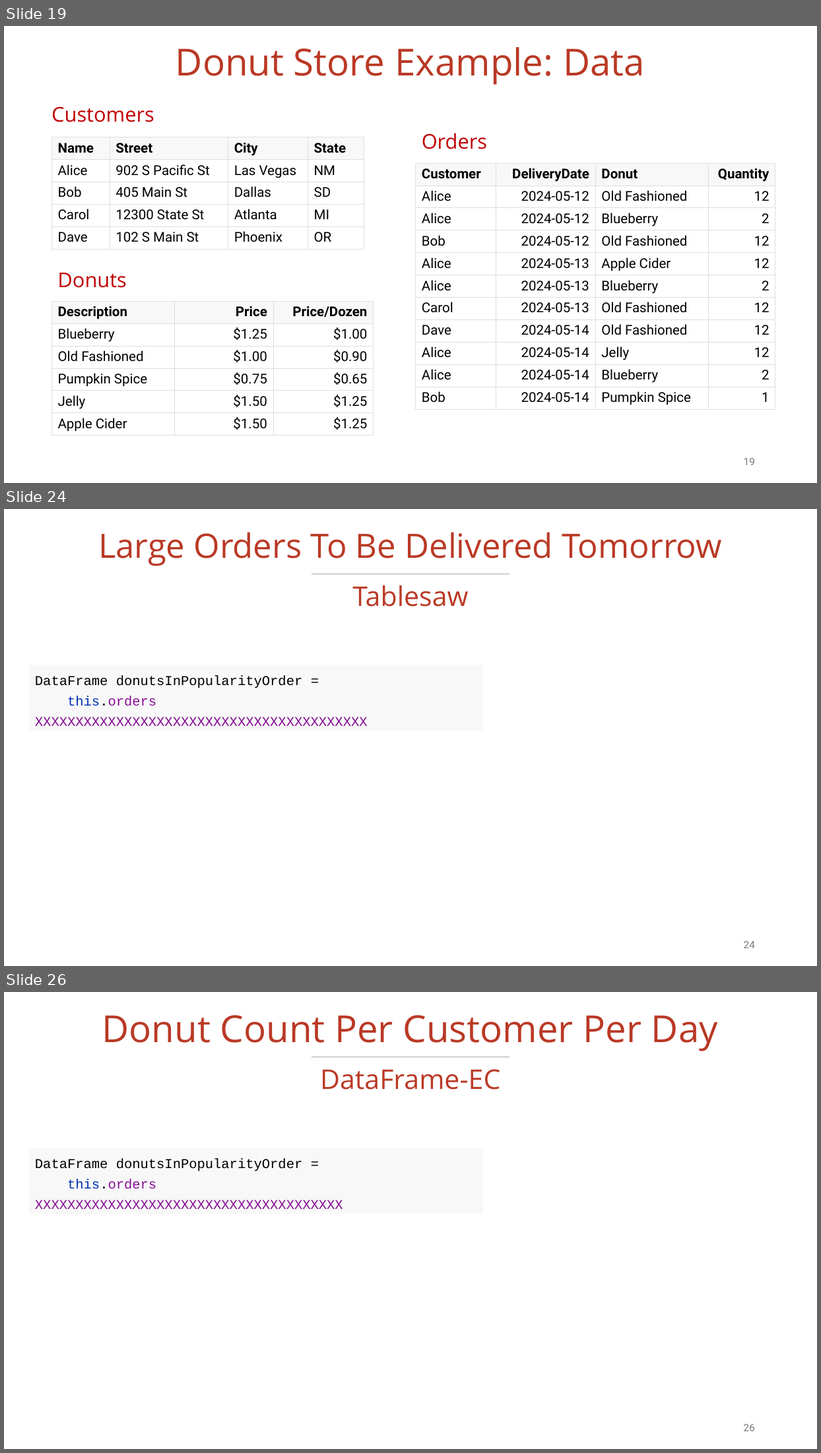
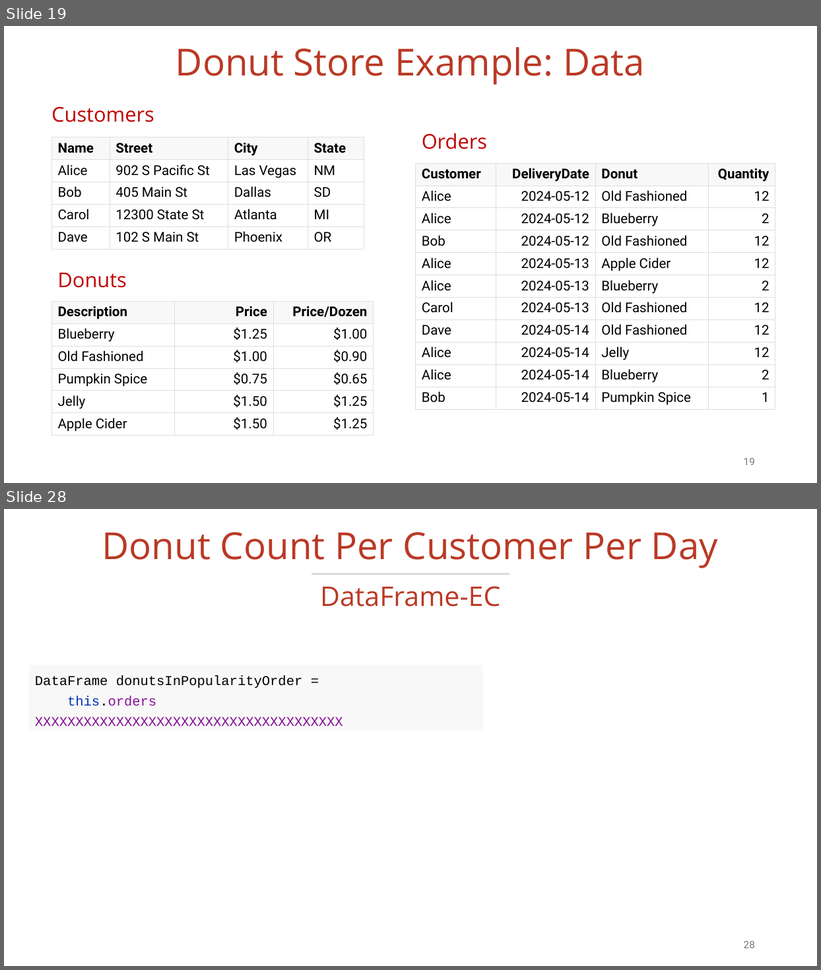
Before and after one commit to vmzakharov/missing-dataframe-talk, a slide deck: presentation/Missing_Dataframe_Short.pptx. Shown one above the other, each under a label of ours: slides 19, 24 and 26 before the commit, slides 19 and 28 after it; the slides between them are not shown. The pictures are 821x1453 and 821x970 pixels, drawn with LibreOffice and Linux fonts; fonts in the diff are those of the drawing. Boxes give left, top, right and bottom in pixels: in the first picture for what was removed or moved away, otherwise in the second. Text is boxed around its words. In the diff, an @@ line names an element or a change of style, - is before the commit and + after.

```diff
--- a/presentation/Missing_Dataframe_Short.pptx
+++ b/presentation/Missing_Dataframe_Short.pptx
@@ slide 24 removed at (4, 509, 817, 966), background #FFFFFF @@
@@ title removed at (98, 532, 722, 566) @@
-Large Orders To Be Delivered Tomorrow
@@ line removed from (312, 574) to (510, 574) @@
@@ text removed at (352, 585, 468, 607) @@
-Tablesaw
@@ rectangle removed at (29, 665, 483, 731) @@
-DataFrame donutsInPopularityOrder =
-this.orders
-XXXXXXXXXXXXXXXXXXXXXXXXXXXXXXXXXXXXXXXXX
@@ page number removed at (744, 941, 755, 949) @@
-24
@@ what was slide 26 is now slide 28 @@
@@ page number at (744, 941, 755, 949): text changed @@
-26
+28
```
Also in this commit, not shown: 7 slides changed, 5 slides added, 1 other slide removed, 3 other files.
